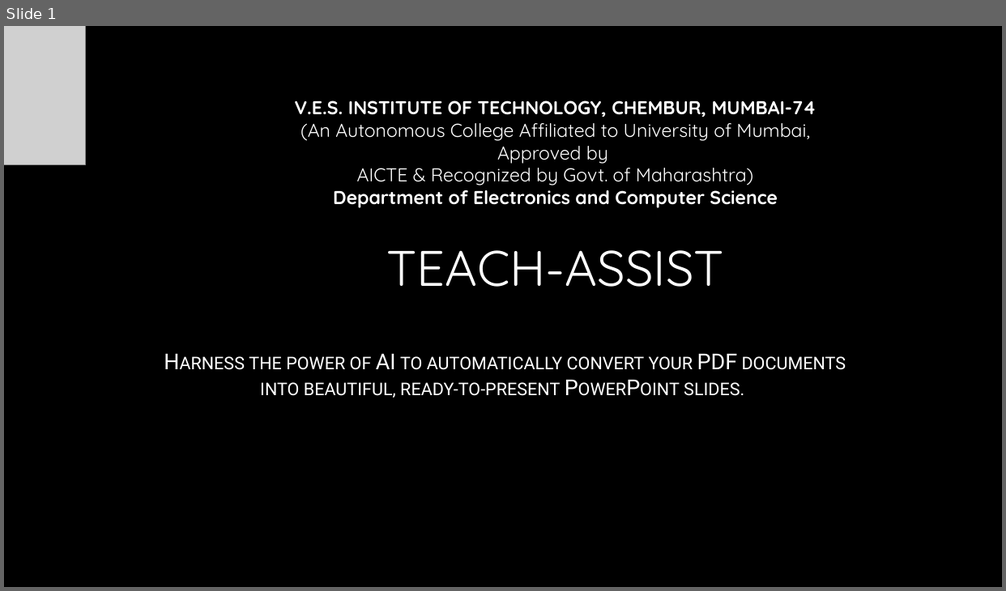
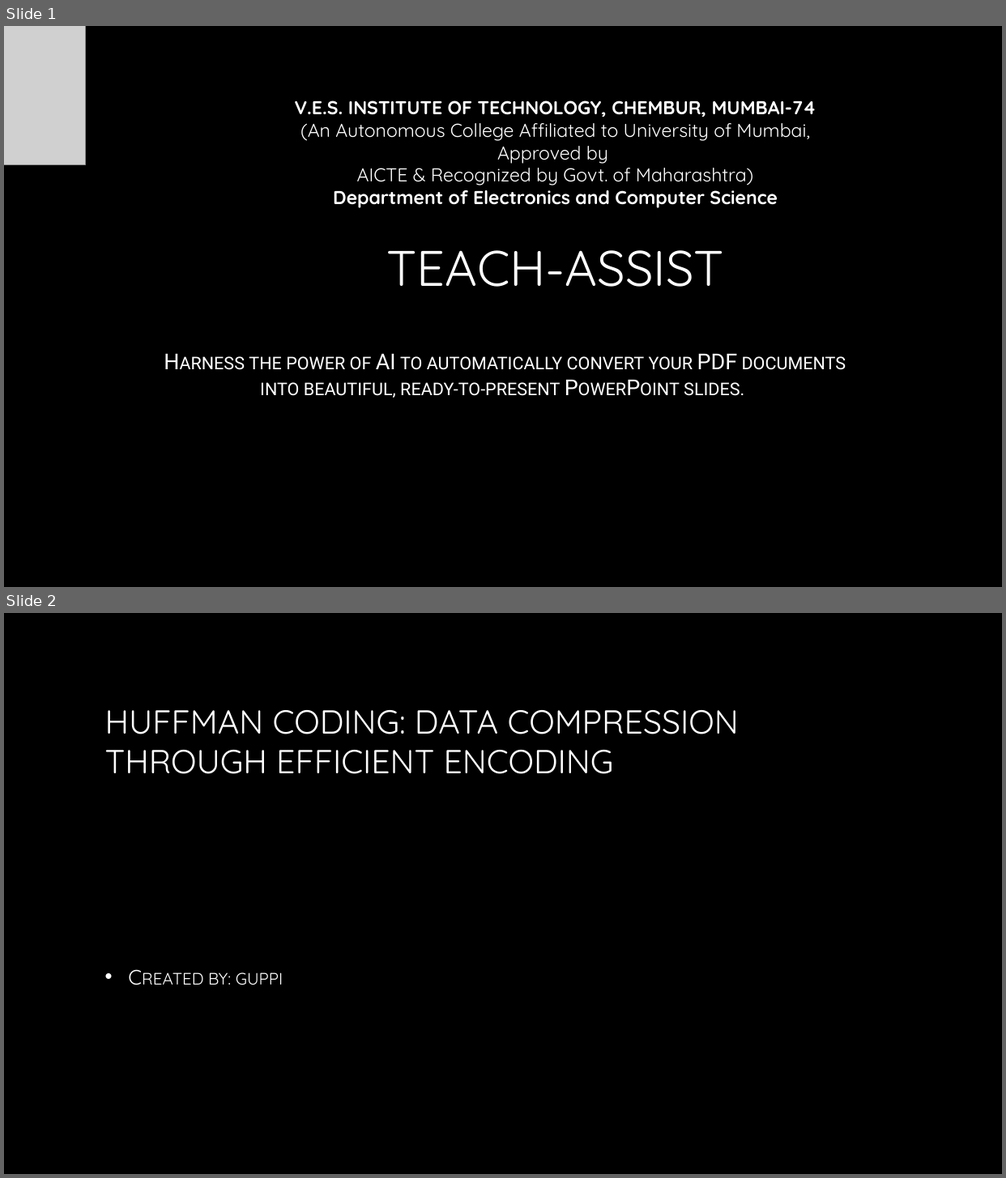
Before and after one commit to AdityaB-11/Pdf_to_presentation_GenAI, a slide deck: output/generated_presentation.pptx. Shown one above the other, each under a label of ours: slide 1 before the commit, slides 1 and 2 after it. The pictures are 1006x591 and 1006x1178 pixels, drawn with LibreOffice and Linux fonts; fonts in the diff are those of the drawing; grey boxes stand for pictures; background and template pictures are left out. Boxes give left, top, right and bottom in pixels: in the first picture for what was removed or moved away, otherwise in the second. Text is boxed around its words. In the diff, an @@ line names an element or a change of style, - is before the commit and + after.

```diff
--- a/output/generated_presentation.pptx
+++ b/output/generated_presentation.pptx
@@ slide 2 added at box(4, 613, 1002, 1174), background picture (left out) @@
@@ title added at box(105, 710, 739, 774), 32 pt, text gradient #FFFFFF to #A6A6A6 @@
+HUFFMAN CODING: DATA COMPRESSION THROUGH EFFICIENT ENCODING
@@ text added at box(208, 973, 283, 986), 20 pt, text gradient #FFFFFF to #BFBFBF, small capitals @@
+• Created by: guppi
```
Also in this commit, not shown: 2 slides changed, 11 other slides added, 8 slides removed, 4 other files.
